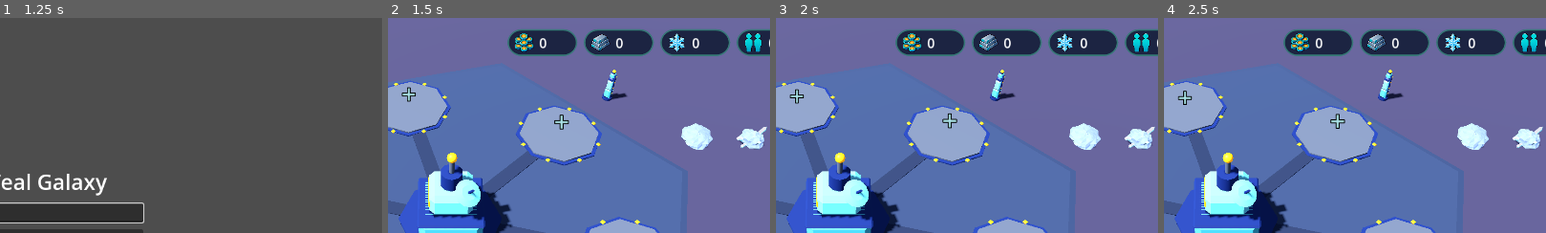
Above: before the commit, frames 1-4 (left to right).
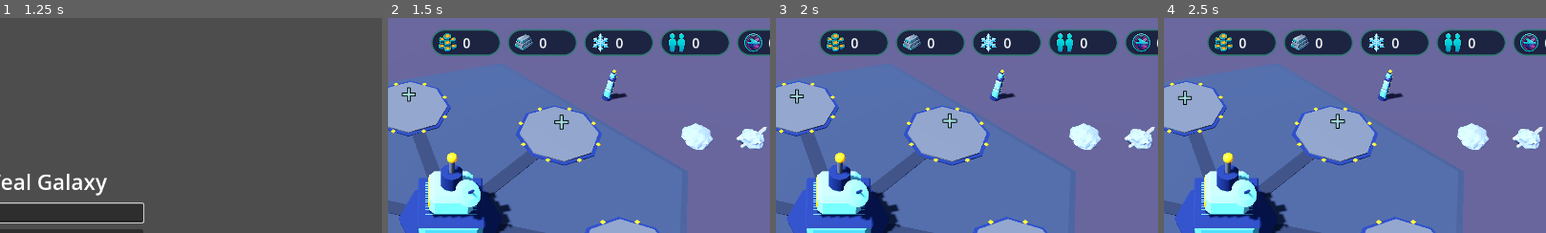
Above: after the commit, the same moments.

Repository: AkaneSunset/Teal-Galaxy
Game: Godot game, scene res://main.tscn
The game is run twice, just before and just after one commit, with the same random seed, the same clock (stepped at 60 frames per second) and the same inputs.
Inputs (mouse positions are % of the whole screen's width and height, from its top left):
- Up to frame 1 (1.25 s): click (50, 45) at 0.52 s; type "Alex" at 0.6 s
- Up to frame 2 (1.5 s): click "Builder (phone)" at 1.25 s
- Up to frame 3 (2 s): no input
- Up to frame 4 (2.5 s): click "Jobs" at 2 s
The pictures show only the part of the screen within x 44-94%, y 0-50%; the shares and areas given below are measured in that part.

Frame 1 is identical in both runs. In frame 2, 3.4% of the frame differs, in the area x 11-98%, y 5-18%; in frame 3, 3.4%; in frame 4, 3.4%.

Commit message:
Ship Foundry: build warships for the Builder's navy
A new Ship Foundry building (needs a Spaceport, one per base) queues
Corvettes, Frigates and Destroyers. They cost metal plus Refinery goods,
build one at a time on the server clock, and launch into the navy, which
is kept for attacks on other Builders later. navy.js holds the ship
classes and rules, with tests. On the phone, the Foundry has a Shipyard
drawer with the queue, a countdown, ship stats and cancel-with-refund.
The top bar shows the navy count, and finished ships park by the Foundry.

Co-Authored-By: Claude Opus 5.5 (1M context) <noreply@anthropic.com>
Claude-Session: https://claude.ai/code/session_01SLfdji4p7dVz7xwHZsN6bX

Diff:
--- a/game/base_models.gd
+++ b/game/base_models.gd
@@ -8,7 +8,7 @@
 
 ## Which models.gd model stands for each building type.
 const REAL_MODEL := {"habitat": "habitat_dome", "mine": "mine", "spaceport": "spaceport",
-	"hydroponics": "hydroponics", "refinery": "refinery", "lab": "research_outpost", "spire": "data_spire"}
+	"hydroponics": "hydroponics", "refinery": "refinery", "lab": "research_outpost", "spire": "data_spire", "foundry": "ship_foundry"}
 
 
 static func building(type: String) -> Node3D:
@@ -28,6 +28,8 @@
 			return research_outpost()
 		"spire":
 			return data_spire()
+		"foundry":
+			return ship_foundry()
 	return Models.habitat_dome()
 
 
@@ -188,6 +190,36 @@
 	return n
 
 
+## Ship Foundry: a dry dock with a warship hull half-built inside a gantry, a crane and welding lights.
+static func ship_foundry() -> Node3D:
+	var n := Node3D.new()
+	_b(n, Vector3(14, 1.0, 9), "navy", Vector3(0, 0.5, -1.0), 0.3) # dock floor
+	_b(n, Vector3(12, 0.3, 6.6), "steel", Vector3(0, 1.1, -1.0), 0.1)
+	for x in [-5.6, 0.0, 5.6]:
+		for z in [-4.6, 2.6]:
+			_b(n, Vector3(0.8, 8.0, 0.8), "teal", Vector3(x, 5.0, z), 0.2) # gantry legs
+		_b(n, Vector3(0.9, 0.9, 8.0), "teal_light", Vector3(x, 9.2, -1.0), 0.25) # gantry beams
+	_b(n, Vector3(12.4, 0.8, 0.8), "navy", Vector3(0, 9.6, -4.6), 0.2)
+	_b(n, Vector3(12.4, 0.8, 0.8), "navy", Vector3(0, 9.6, 2.6), 0.2)
+	# The hull on the slipway: finished bow, bare ribs at the stern.
+	_b(n, Vector3(3.4, 2.6, 4.6), "teal", Vector3(-2.6, 2.8, -1.0), 0.6, Vector3(0, 90, 0))
+	_b(n, Vector3(2.6, 2.0, 2.6), "teal_light", Vector3(-5.2, 2.6, -1.0), 0.7)
+	_b(n, Vector3(1.6, 0.9, 1.4), "glass", Vector3(-3.8, 4.3, -1.0), 0.3)
+	for x in [0.4, 1.8, 3.2]:
+		_b(n, Vector3(0.35, 3.0, 3.6), "navy", Vector3(x, 2.9, -1.0), 0.15) # ribs
+	_b(n, Vector3(5.0, 0.4, 0.5), "navy", Vector3(1.8, 4.2, -1.0), 0.1) # keel spine
+	for p in [Vector3(1.1, 4.0, 0.9), Vector3(2.5, 1.9, -2.9), Vector3(-0.6, 3.6, -2.9)]:
+		Models.ball(n, 0.3, "amber", p) # welding sparks
+	# Crane trolley hanging from the middle beam, lifting a hull plate.
+	_b(n, Vector3(1.6, 1.0, 1.6), "navy", Vector3(2.6, 8.4, -1.0), 0.2)
+	_d(n, 0.12, 2.6, "steel", Vector3(2.6, 6.6, -1.0), 6)
+	_b(n, Vector3(2.4, 0.3, 2.0), "teal", Vector3(2.6, 5.2, -1.0), 0.08)
+	# Control booth with a lit window.
+	_b(n, Vector3(3.0, 3.0, 2.4), "teal_light", Vector3(6.4, 1.5, 4.8), 0.4)
+	_b(n, Vector3(2.2, 1.0, 0.3), "amber", Vector3(6.4, 2.0, 3.55), 0.1)
+	return n
+
+
 ## A security turret, shown around a facility once its tier adds turrets.
 static func turret() -> Node3D:
 	var n := Node3D.new()
--- a/game/builder.gd
+++ b/game/builder.gd
@@ -18,7 +18,10 @@
 	"refinery": {"name": "Mining Refinery", "cost": {"metal": 40}, "about": "Makes alloy, isotopes and exotics. Pilots can raid it."},
 	"lab": {"name": "Research Outpost", "cost": {"metal": 30, "ice": 10}, "about": "Makes plans and drives. Pilots can raid it."},
 	"spire": {"name": "Data Spire", "cost": {"metal": 50, "credits": 150}, "about": "Makes intel. Pilots can raid it."},
+	"foundry": {"name": "Ship Foundry", "cost": {"metal": 60, "ice": 10}, "needs": "spaceport", "limit": 1,
+		"about": "Builds warships for your navy. Open the Shipyard to queue them."},
 }
+const CARD_ICON := {"foundry": "ship_emblem"} # shop icons for buildings without their own
 const JOB := {"resource": "ice", "amount": 10, "reward": 100}
 
 const PAD_RING := 34.0 # metres from the command centre to each pad
@@ -69,6 +72,11 @@
 var _post_job: Button
 var _raids: Label
 var _info: Label
+var _yard_fleet: Label
+var _yard_queue: Label
+var _yard_cancel: Button
+var _yard_ships: VBoxContainer
+var _yard_buttons := {} # ship id -> Button
 var _chat_log: Label
 var _chat_lines := []
 var _shop: PanelContainer
@@ -458,7 +466,7 @@
 	res_row.alignment = BoxContainer.ALIGNMENT_END
 	res_row.add_theme_constant_override("separation", 8)
 	res_col.add_child(res_row)
-	for r in [["credits", "credits"], ["metal", "metal"], ["ice", "ice"], ["population", "group"]]:
+	for r in [["credits", "credits"], ["metal", "metal"], ["ice", "ice"], ["population", "group"], ["navy", "ship_emblem"]]:
 		_stock[r[0]] = _pill(res_row, r[1])
 	_goods = _label(res_col, 14)
 	_goods.horizontal_alignment = HORIZONTAL_ALIGNMENT_RIGHT
@@ -521,8 +529,8 @@
 	layer.add_child(_select_box)
 	_select_name = _label(_select_box, 18)
 	_select_name.horizontal_alignment = HORIZONTAL_ALIGNMENT_CENTER
-	_select_name.add_theme_constant_override("outline_size", 6)
-	_select_name.add_theme_color_override("font_outline_color", Color(0, 0, 0, 0.8))
+	_select_name.add_theme_stylebox_override("normal", _box(C_PANEL, C_TEAL.darkened(0.4), 14, 4))
+	_select_name.size_flags_horizontal = Control.SIZE_SHRINK_CENTER
 	_actions = HBoxContainer.new()
 	_actions.alignment = BoxContainer.ALIGNMENT_CENTER
 	_actions.add_theme_constant_override("separation", 8)
@@ -596,6 +604,23 @@
 	_info.autowrap_mode = TextServer.AUTOWRAP_WORD_SMART
 	_pages["info"] = _info
 
+	# The Shipyard: the Foundry's queue, the navy, and a button per warship.
+	var yard := VBoxContainer.new()
+	yard.add_theme_constant_override("separation", 10)
+	body.add_child(yard)
+	_yard_fleet = _label(yard, 15)
+	_yard_fleet.autowrap_mode = TextServer.AUTOWRAP_WORD_SMART
+	_yard_queue = _label(yard, 15)
+	_yard_queue.autowrap_mode = TextServer.AUTOWRAP_WORD_SMART
+	_yard_cancel = Button.new()
+	_yard_cancel.text = "Cancel last in queue (full refund)"
+	_yard_cancel.pressed.connect(func(): Net.send({"type": "cancel_ship", "planet": "aster", "slot": _foundry_slot()}))
+	yard.add_child(_yard_cancel)
+	_yard_ships = VBoxContainer.new()
+	_yard_ships.add_theme_constant_override("separation", 8)
+	yard.add_child(_yard_ships)
+	_pages["shipyard"] = yard
+
 	var chat := VBoxContainer.new()
 	chat.size_flags_vertical = Control.SIZE_EXPAND_FILL
 	body.add_child(chat)
@@ -741,7 +766,7 @@
 	for p in _pages:
 		_pages[p].visible = p == page
 	_drawer.visible = page != ""
-	_drawer_title.text = {"jobs": "Jobs", "raids": "Raids", "chat": "Chat", "info": "Info"}.get(page, "")
+	_drawer_title.text = {"jobs": "Jobs", "raids": "Raids", "chat": "Chat", "info": "Info", "shipyard": "Shipyard"}.get(page, "")
 	if page != "":
 		_shop.visible = false
 	if page == "info" and _selected >= 0:
@@ -856,6 +881,7 @@
 	_stock.metal.text = str(int(stock.metal))
 	_stock.ice.text = str(int(stock.get("ice", 0)))
 	_stock.population.text = str(int(state.population))
+	_stock.navy.text = str(_fleet_size(state))
 	var goods := []
 	for id in stock:
 		if id not in ["metal", "ice"] and int(stock[id]) > 0:
@@ -867,6 +893,8 @@
 	_refresh_selection(state)
 	_refresh_raids(state)
 	_refresh_jobs(state)
+	if _page == "shipyard":
+		_refresh_shipyard(state)
 	if _shop.visible:
 		_refresh_shop(state)
 	if _page == "info":
@@ -883,6 +911,8 @@
 		var key := ""
 		if not b.is_empty():
 			key = "%s:%d" % [b.type, int(b.get("security", 0))]
+			if b.type == "foundry":
+				key += ":%d" % mini(_fleet_size(state), 3)
 		if key != p.key:
 			if p.model:
 				p.model.queue_free()
@@ -901,6 +931,14 @@
 					tur.position = Vector3(cos(ang), 0, sin(ang)) * (PAD_RADIUS - 1.2)
 					tur.rotation.y = -ang - PI / 2
 					p.model.add_child(tur)
+				# Up to three finished warships parked beside the Foundry.
+				if b.type == "foundry":
+					for s in mini(_fleet_size(state), 3):
+						var ship := BaseModels.Models.starter_ship()
+						ship.scale = Vector3.ONE * 0.38
+						ship.position = Vector3(-6.0 + s * 3.2, 1.2, 5.6)
+						ship.rotation_degrees.y = 180.0
+						p.model.add_child(ship)
 			p.key = key
 		p.plus.visible = b.is_empty()
 		p.plus.modulate = Color(0.5, 1.0, 0.6, 0.95) if _placing != "" else Color(0.6, 1.0, 1.0, 0.6)
@@ -938,6 +976,10 @@
 		if b.type == "spaceport":
 			acts.append({"id": "job", "text": "Post job", "icon": "send",
 				"disabled": not Net.open_job().is_empty()})
+		if b.type == "foundry":
+			var building: Array = b.get("queue", [])
+			acts.append({"id": "shipyard", "icon": "ship_emblem",
+				"text": "Shipyard" if building.is_empty() else "Shipyard (%d)" % building.size()})
 		if _is_facility(b.type) and not state.is_empty():
 			var now := Net.now_ms()
 			var wait := (float(b.shipReadyAt) - now) / 1000.0
@@ -991,6 +1033,8 @@
 			_toggle_page("info")
 		"job":
 			_send_job()
+		"shipyard":
+			_toggle_page("shipyard")
 		"ship":
 			Net.send({"type": "ship_cargo", "planet": "aster", "slot": _selected})
 		"upgrade":
@@ -1008,15 +1052,22 @@
 		var info: Dictionary = BUILDING_INFO[type]
 		var card := Button.new()
 		card.custom_minimum_size = Vector2(150, 166)
-		card.icon = load(ICONS + type + ".png") if ResourceLoader.exists(ICONS + type + ".png") else load(ICONS + "vault.png")
+		var icon: String = CARD_ICON.get(type, type)
+		card.icon = load(ICONS + icon + ".png") if ResourceLoader.exists(ICONS + icon + ".png") else load(ICONS + "vault.png")
 		card.vertical_icon_alignment = VERTICAL_ALIGNMENT_TOP
 		card.icon_alignment = HORIZONTAL_ALIGNMENT_CENTER
 		card.add_theme_constant_override("icon_max_width", 72)
 		card.add_theme_font_size_override("font_size", 14)
 		card.autowrap_mode = TextServer.AUTOWRAP_WORD_SMART
 		var locked: bool = type not in state.unlocked
+		var why := "Locked: needs ice in stock" if locked else ""
+		if not locked and info.has("needs") and not Net.has_building(info.needs):
+			why = "Needs a %s" % BUILDING_INFO[info.needs].name
+		if not locked and info.has("limit") and _count(type) >= int(info.limit):
+			why = "Already built"
+		locked = locked or why != ""
 		var afford := _can_afford(info.cost)
-		card.text = "%s\n%s" % [info.name, "Locked: needs ice in stock" if locked else _cost_text(info.cost)]
+		card.text = "%s\n%s" % [info.name, why if locked else _cost_text(info.cost)]
 		card.disabled = locked or not afford
 		if not locked and not afford:
 			card.add_theme_color_override("font_disabled_color", Color(1, 0.6, 0.55))
@@ -1060,6 +1111,73 @@
 	_info.text = "\n\n".join(lines)
 
 
+func _count(type: String) -> int:
+	var n := 0
+	for planet in Net.state.system.planets:
+		for b in planet.buildings:
+			if b.type == type:
+				n += 1
+	return n
+
+
+func _fleet_size(state: Dictionary) -> int:
+	var n := 0
+	var navy: Dictionary = state.get("navy", {})
+	for id in navy:
+		n += int(navy[id])
+	return n
+
+
+func _foundry_slot() -> int:
+	var planet := _planet()
+	if planet.is_empty():
+		return -1
+	for b in planet.buildings:
+		if b.type == "foundry":
+			return int(b.slot)
+	return -1
+
+
+func _refresh_shipyard(state: Dictionary) -> void:
+	var ships: Dictionary = Net.catalog.get("ships", {})
+	var slot := _foundry_slot()
+	var queue: Array = _building_at(slot).get("queue", []) if slot >= 0 else []
+	var navy: Dictionary = state.get("navy", {})
+	var fleet := []
+	for id in ships:
+		fleet.append("%d %s" % [int(navy.get(id, 0)), ships[id].name + ("s" if int(navy.get(id, 0)) != 1 else "")])
+	var hangar := int(Net.catalog.get("hangar", 10))
+	_yard_fleet.text = "Navy: %s\nHangar: %d of %d berths used" % [", ".join(fleet), _fleet_size(state) + queue.size(), hangar]
+	var lines := []
+	var now := Net.now_ms()
+	for i in queue.size():
+		var q: Dictionary = queue[i]
+		var name: String = ships.get(q.ship, {"name": q.ship}).name
+		if i == 0 and q.doneAt != null:
+			var left := maxf(0.0, (float(q.doneAt) - now) / 1000.0)
+			lines.append("Building: %s, %d:%02d left" % [name, int(left) / 60, int(left) % 60])
+		else:
+			lines.append("Next: %s" % name)
+	_yard_queue.text = "\n".join(lines) if lines else "Nothing building. Pick a warship below."
+	_yard_cancel.visible = not queue.is_empty()
+
+	var full := queue.size() >= int(Net.catalog.get("shipQueueMax", 5)) or _fleet_size(state) + queue.size() >= hangar
+	for id in ships:
+		var def: Dictionary = ships[id]
+		if not _yard_buttons.has(id):
+			var btn := Button.new()
+			btn.icon = load(ICONS + "ship_emblem.png")
+			btn.alignment = HORIZONTAL_ALIGNMENT_LEFT
+			btn.autowrap_mode = TextServer.AUTOWRAP_WORD_SMART
+			btn.pressed.connect(func(): Net.send({"type": "queue_ship", "planet": "aster", "slot": _foundry_slot(), "ship": id}))
+			_yard_ships.add_child(btn)
+			_yard_buttons[id] = btn
+		var btn: Button = _yard_buttons[id]
+		btn.text = "%s   %s, %d:%02d\nAttack %d   Hull %d   Speed %d" % [def.name, _cost_text(def.cost),
+			int(def.seconds) / 60, int(def.seconds) % 60, def.attack, def.hull, def.speed]
+		btn.disabled = full or not _can_afford(def.cost)
+
+
 func _refresh_jobs(state: Dictionary) -> void:
 	_post_job.disabled = not Net.has_building("spaceport") or not Net.open_job().is_empty()
 	var lines := []
Not shown, changed: README.md
Not shown, changed: server/galaxy.js
Not shown, added: server/navy.js
Not shown, changed: server/server.js
Not shown, added: server/test/navy.test.js
